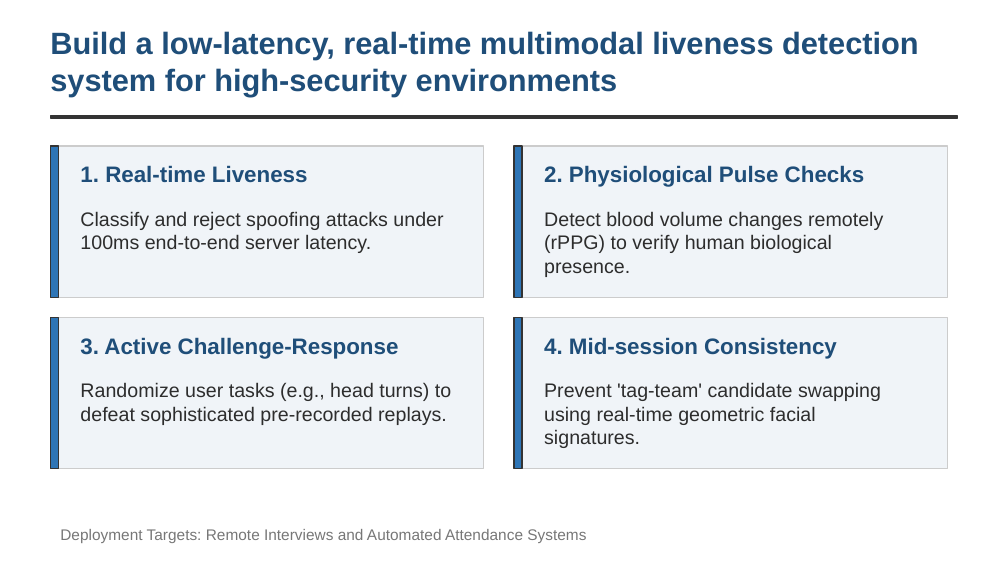
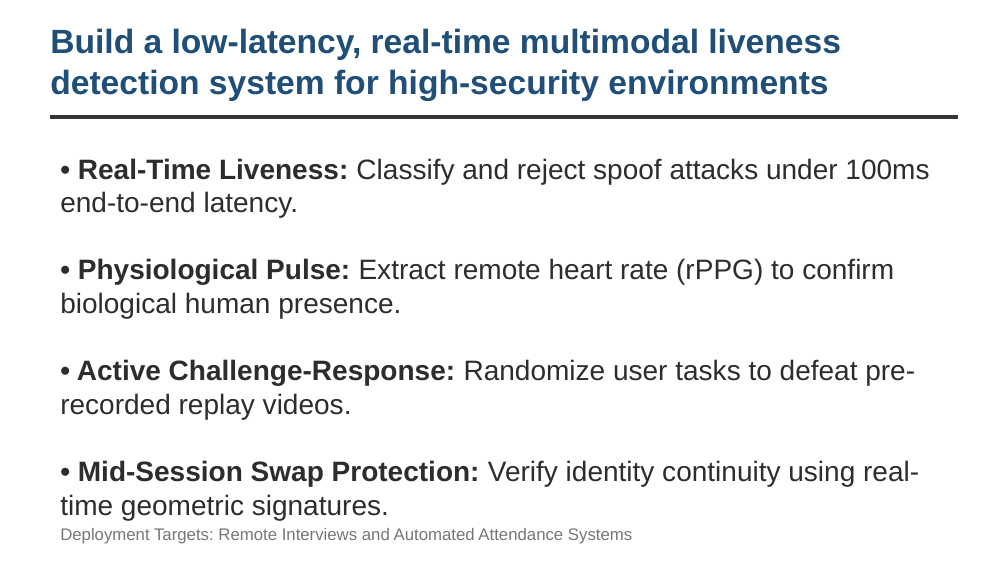
Before and after one commit to sthavirpunwatkar/SHIELD-Secure-Human-Identity-Liveness-Evaluation-Detection, a slide deck: slide 3 of SHIELD_CDAC_Project_Review.pptx. Drawn at 1008x567 pixels with LibreOffice and Linux fonts; fonts in the diff are those of the drawing. Boxes give left, top, right and bottom in pixels: in the first picture for what was removed or moved away, otherwise in the second. Text is boxed around its words. In the diff, an @@ line names an element or a change of style, - is before the commit and + after.

Commit message:
Update CDAC presentation slide script font sizes, text constraints, and fix widget test assertions

```diff
--- a/SHIELD_CDAC_Project_Review.pptx
+++ b/SHIELD_CDAC_Project_Review.pptx
@@ text "Build a low-latency, real-time multimodal ..." at (x1=50, y1=28, x2=841, y2=101): size 22 to 24 pt @@
@@ rectangle removed at (x1=50, y1=146, x2=484, y2=297) @@
@@ rectangle removed at (x1=50, y1=146, x2=58, y2=297) @@
@@ rectangle removed at (x1=514, y1=146, x2=948, y2=297) @@
@@ rectangle removed at (x1=514, y1=146, x2=522, y2=297) @@
@@ text added at (x1=60, y1=158, x2=929, y2=486), 20 pt, text #2D2D2D @@
+• Real-Time Liveness: Classify and reject spoof attacks under 100ms end-to-end latency.
+• Physiological Pulse: Extract remote heart rate (rPPG) to confirm biological human presence.
+• Active Challenge-Response: Randomize user tasks to defeat pre-recorded replay videos.
+• Mid-Session Swap Protection: Verify identity continuity using real-time geometric signatures.
@@ text removed at (x1=80, y1=165, x2=308, y2=183) @@
-1. Real-time Liveness
@@ text removed at (x1=544, y1=165, x2=864, y2=187) @@
-2. Physiological Pulse Checks
@@ text removed at (x1=80, y1=211, x2=443, y2=253) @@
-Classify and reject spoofing attacks under 100ms end-to-end server latency.
@@ text removed at (x1=544, y1=211, x2=883, y2=277) @@
-Detect blood volume changes remotely (rPPG) to verify human biological presence.
@@ rectangle removed at (x1=50, y1=318, x2=484, y2=469) @@
@@ rectangle removed at (x1=50, y1=318, x2=58, y2=469) @@
@@ rectangle removed at (x1=514, y1=318, x2=948, y2=469) @@
@@ rectangle removed at (x1=514, y1=318, x2=522, y2=469) @@
@@ text removed at (x1=80, y1=337, x2=399, y2=359) @@
-3. Active Challenge-Response
@@ text removed at (x1=544, y1=337, x2=837, y2=359) @@
-4. Mid-session Consistency
@@ text removed at (x1=80, y1=382, x2=451, y2=425) @@
-Randomize user tasks (e.g., head turns) to defeat sophisticated pre-recorded replays.
@@ text removed at (x1=544, y1=382, x2=881, y2=448) @@
-Prevent 'tag-team' candidate swapping using real-time geometric facial signatures.
@@ text "Deployment Targets: Remote Interviews and ..." at (x1=60, y1=528, x2=632, y2=544): size 11 to 12 pt @@
```
Also in this commit, not shown: 9 other slides changed, 2 other files.
